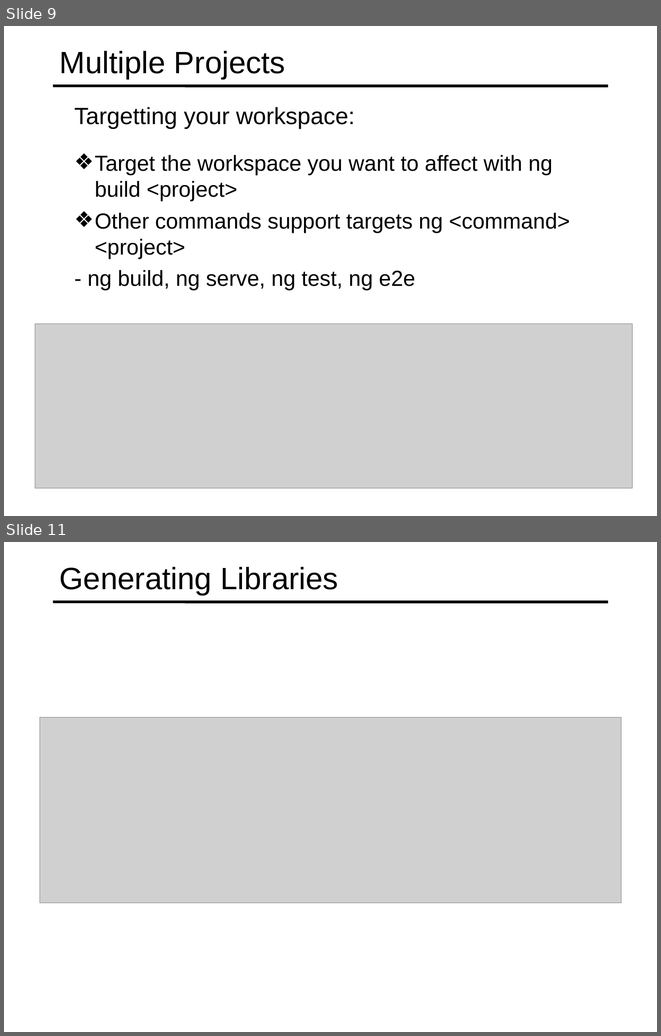
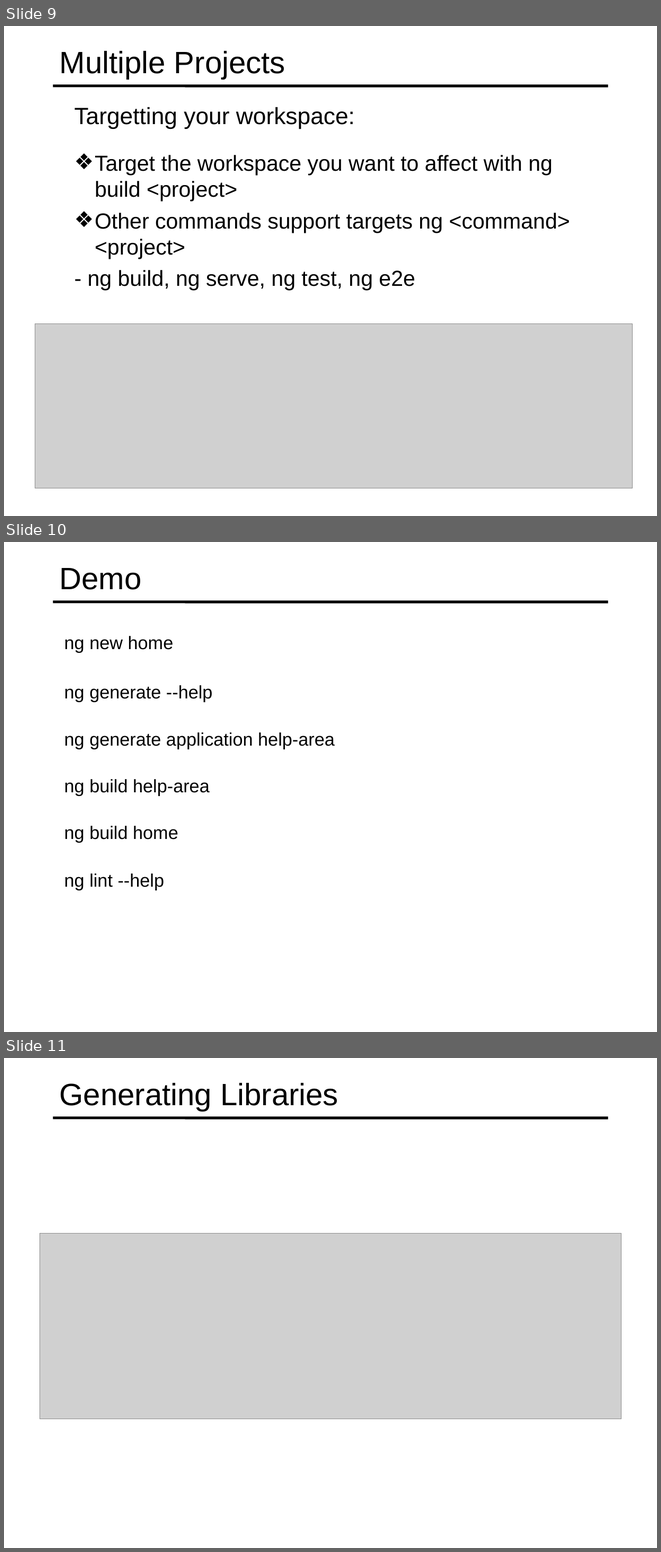
Before and after one commit to specter01wj/Jago_Link_Training, a slide deck: Angular/Angular7/Angular CLI/8.Tooling Features/L8_Tooling Features.ppt. Shown one above the other, each under a label of ours: slides 9 and 11 before the commit, slides 9, 10 and 11 after it; the slides between them are not shown. The pictures are 661x1036 and 661x1552 pixels, drawn with LibreOffice and Linux fonts; fonts in the diff are those of the drawing; grey boxes stand for pictures. Boxes give left, top, right and bottom in pixels: in the first picture for what was removed or moved away, otherwise in the second. Text is boxed around its words. In the diff, an @@ line names an element or a change of style, - is before the commit and + after.

Commit message:
09/05/2019 v1

```diff
--- a/Angular/Angular7/Angular CLI/8.Tooling Features/L8_Tooling Features.ppt
+++ b/Angular/Angular7/Angular CLI/8.Tooling Features/L8_Tooling Features.ppt
@@ slide 10 added at [4,542,657,1032], background #FFFFFF; not listed: 1 template element that a slide beside it also shows @@
@@ title added at [60,568,142,590], 34 pt, text #000000 @@
+Demo
@@ text added at [64,636,174,652], 20 pt, text #000000 @@
+  ng new home
@@ text added at [64,685,213,702], 20 pt, text #000000 @@
+  ng generate --help
@@ text added at [64,732,335,749], 20 pt, text #000000 @@
+  ng generate application help-area
@@ text added at [64,779,210,796], 20 pt, text #000000 @@
+  ng build help-area
@@ text added at [64,826,178,843], 20 pt, text #000000 @@
+  ng build home
@@ text added at [64,873,165,890], 20 pt, text #000000 @@
+  ng lint --help
```
Also in this commit, not shown: 1 slide removed.
